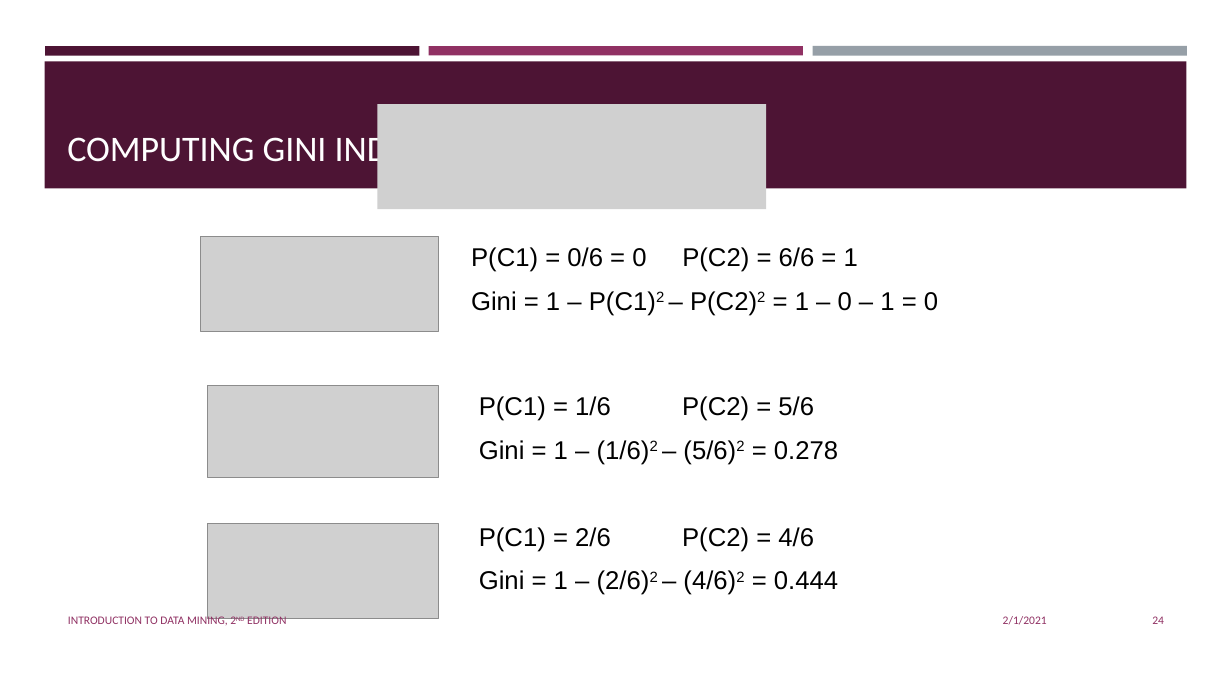
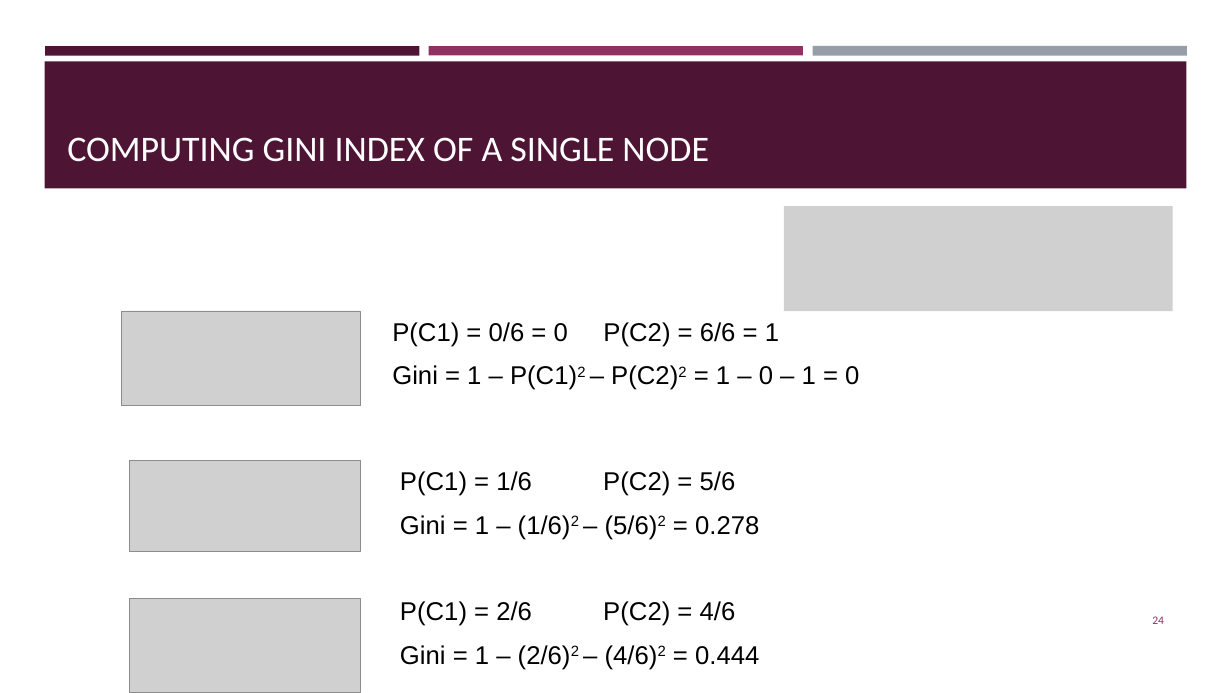
Before and after one commit to BeiyuLinCS/beiyulin.github.io, a slide deck: slide 24 of teach/fall_22/slides/ds_10.pptx. Drawn at 1232x693 pixels with LibreOffice and Linux fonts; fonts in the diff are those of the drawing; grey boxes stand for pictures. Boxes give left, top, right and bottom in pixels: in the first picture for what was removed or moved away, otherwise in the second. Text is boxed around its words. In the diff, an @@ line names an element or a change of style, - is before the commit and + after.

```diff
--- a/teach/fall_22/slides/ds_10.pptx
+++ b/teach/fall_22/slides/ds_10.pptx
@@ picture removed at (377, 104, 766, 210) @@
@@ picture added at (784, 206, 1173, 311) @@
@@ picture removed at (201, 237, 439, 331) @@
@@ picture added at (121, 311, 360, 406) @@
@@ picture removed at (208, 386, 439, 478) @@
@@ picture added at (129, 460, 360, 552) @@
@@ picture removed at (208, 524, 439, 619) @@
@@ picture added at (129, 598, 360, 693) @@
@@ 3 texts: place and size @@
-3 texts at (471, 247, 938, 595)
+3 texts at (392, 322, 859, 670)
@@ text removed at (68, 614, 286, 627) @@
-INTRODUCTION TO DATA MINING, 2ND EDITION
@@ text removed at (1003, 616, 1047, 625) @@
-2/1/2021
```
Also in this commit, not shown: 19 other slides changed, 5 other files.
